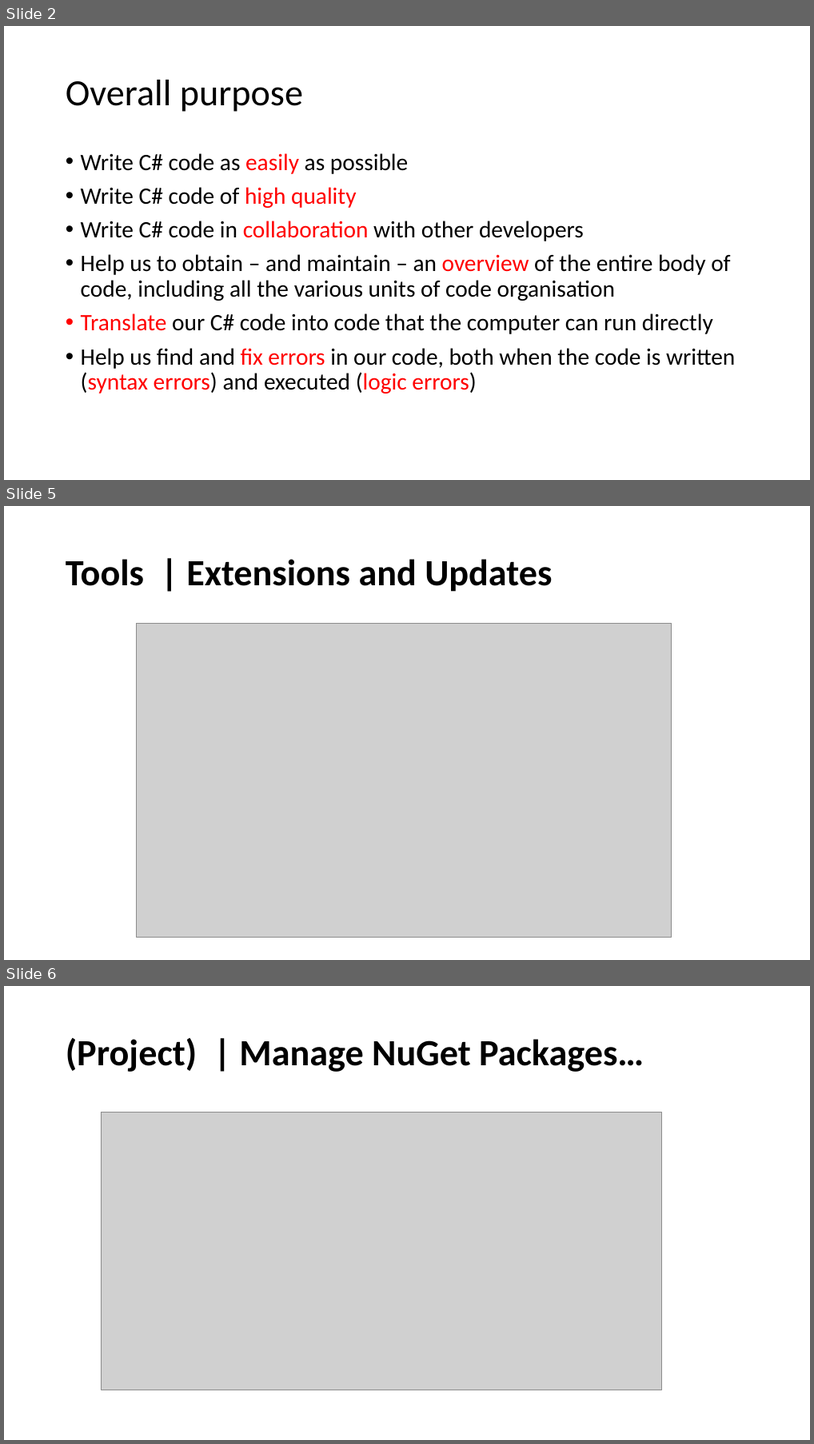
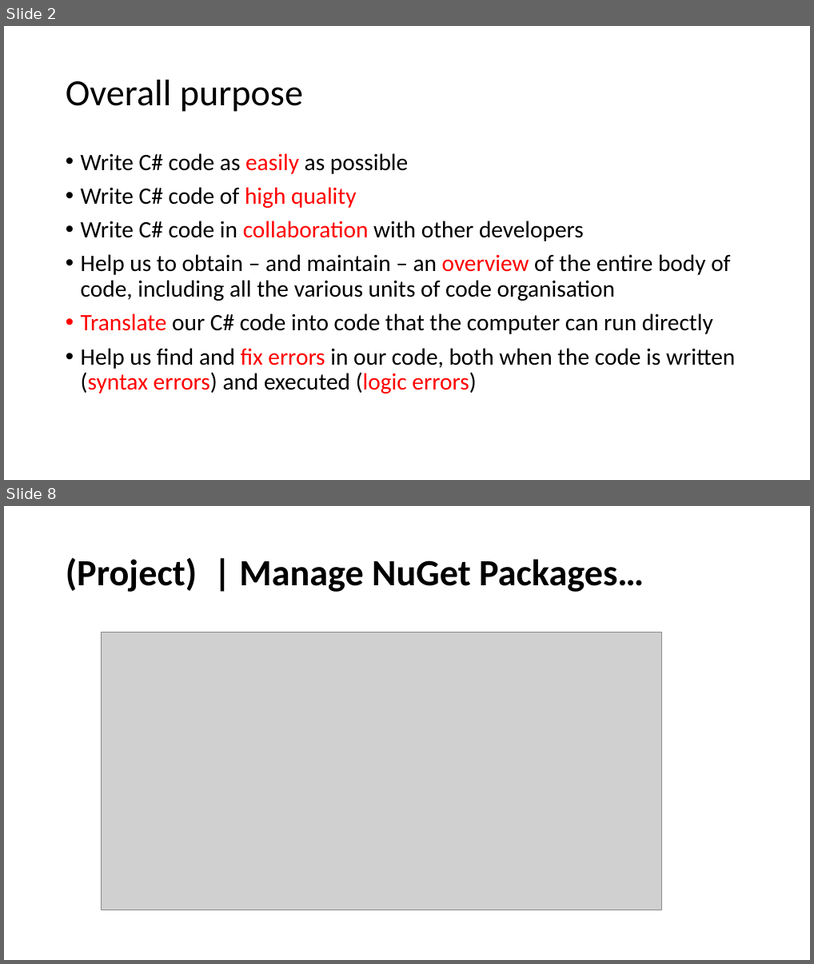
Before and after one commit to perslaursen/OOProg22, a slide deck: Chap/Start/Presentations/SoftwareTools.pptx. Shown one above the other, each under a label of ours: slides 2, 5 and 6 before the commit, slides 2 and 8 after it; the slides between them are not shown. The pictures are 814x1444 and 814x964 pixels, drawn with LibreOffice and Linux fonts; fonts in the diff are those of the drawing; grey boxes stand for pictures. Boxes give left, top, right and bottom in pixels: in the first picture for what was removed or moved away, otherwise in the second. Text is boxed around its words. In the diff, an @@ line names an element or a change of style, - is before the commit and + after.

```diff
--- a/Chap/Start/Presentations/SoftwareTools.pptx
+++ b/Chap/Start/Presentations/SoftwareTools.pptx
@@ slide 5 removed at bbox=[4, 506, 810, 960], background #FFFFFF @@
@@ title removed at bbox=[66, 559, 552, 592] @@
-Tools | Extensions and Updates
@@ picture removed at bbox=[137, 624, 673, 937] @@
@@ what was slide 6 is now slide 8 @@
```
Also in this commit, not shown: 4 slides changed, 2 slides added, 1 other slide removed, 37 other files.
